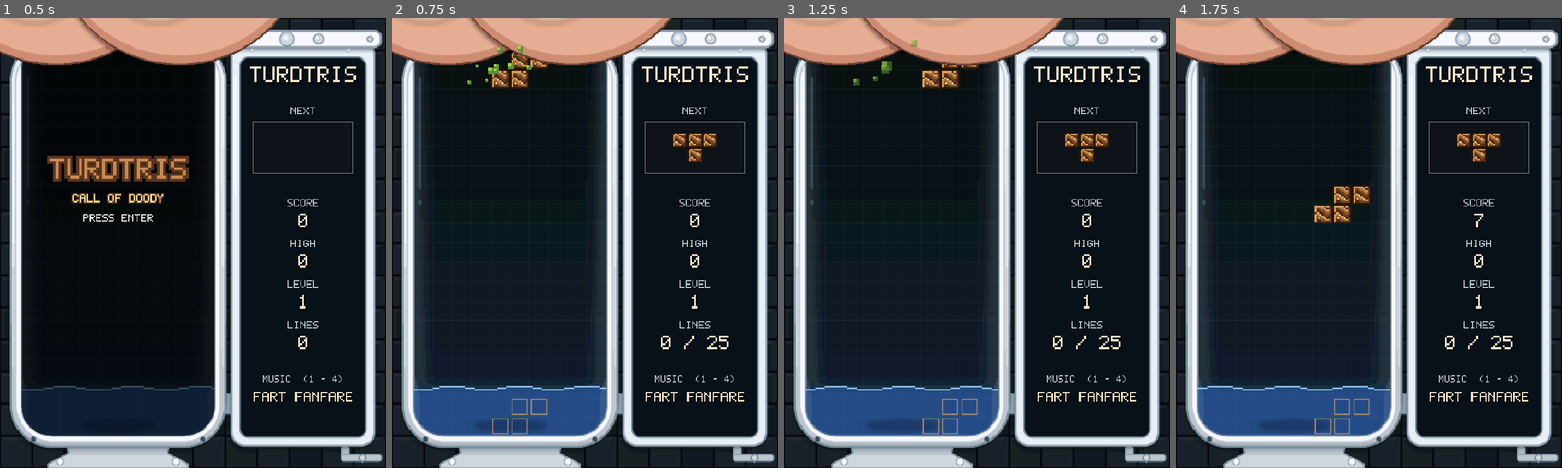
Above: before the commit, frames 1-4 (left to right).
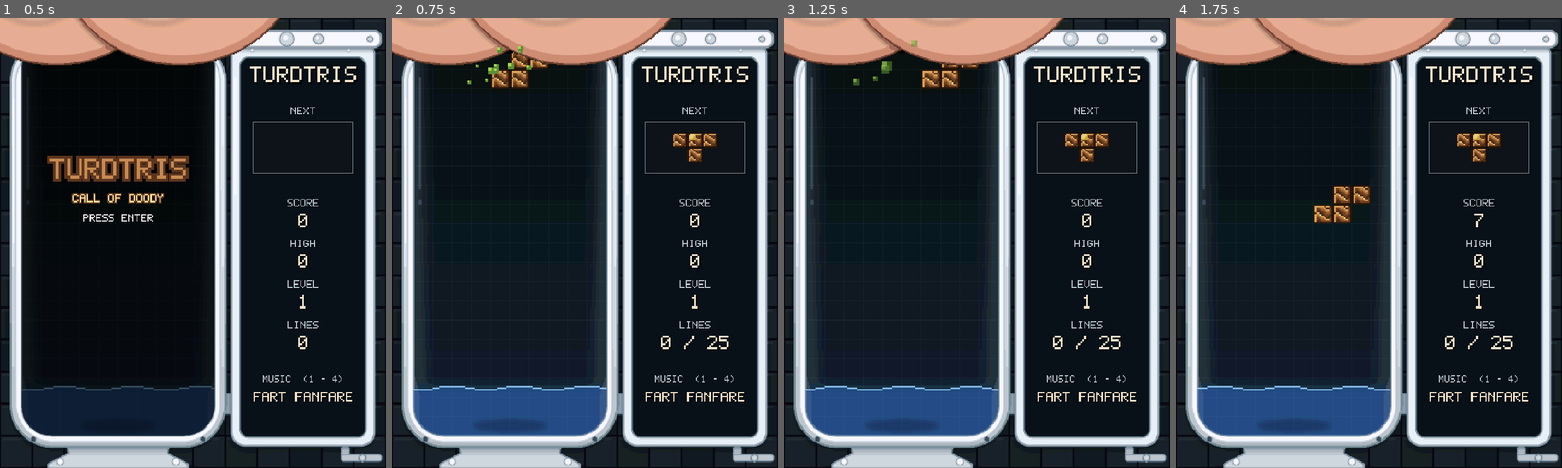
Above: after the commit, the same moments.

Repository: uabassguy/turdtris
Game: Godot game, scene res://main.tscn
The game is run twice, just before and just after one commit, with the same random seed, the same clock (stepped at 60 frames per second) and the same inputs.
Inputs:
- Up to frame 1 (0.5 s): no input
- Up to frame 2 (0.75 s): tap Enter at 0.5 s; hold Right from 0.53 s (still down); tap Space at 0.6 s
- Up to frame 3 (1.25 s): keep holding Right; tap Space at 0.77, 1.07 s
- Up to frame 4 (1.75 s): release Right at 1.28 s; hold Down from 1.28 s (still down); tap Enter at 1.35 s; tap Space at 1.52, 1.55 s

Frame 1 is identical in both runs. In frame 2, 0.2% of the frame differs, in the area x 25-84%, y 10-93%; in frame 3, 0.2%; in frame 4, 0.2%, in the area x 35-84%, y 25-93%.

Commit message:
colored pieces, corn kernels, guide is only available with insta plop

Diff:
--- a/main.gd
+++ b/main.gd
@@ -225,6 +225,9 @@
 
 var board: Array[int] = []
 var ids: Array[int] = []        # which dropped piece each settled cell belongs to (for melding)
+var corn: Array[int] = []       # corn kernel variant (0 = none) of each settled cell; fixed once the piece lands
+var cur_corn: Array[int] = [0, 0, 0, 0]    # kernels on the falling piece, one entry per cell
+var next_corn: Array[int] = [0, 0, 0, 0]   # kernels on the previewed piece (so the preview matches)
 var piece_serial := 0
 var meld_id := -1               # most recently locked piece, melds a split second after landing
 var meld_t := 0.0
@@ -313,7 +316,10 @@
 	board.fill(-1)
 	ids.resize(COLS * ROWS)
 	ids.fill(-1)
+	corn.resize(COLS * ROWS)
+	corn.fill(0)
 	next_type = randi() % 7
+	next_corn = _roll_corn()
 
 
 # ------------------------------------------------------------------ setup
@@ -716,6 +722,7 @@
 func new_game() -> void:
 	board.fill(-1)
 	ids.fill(-1)
+	corn.fill(0)
 	meld_id = -1
 	soft_blocked = false
 	cur_type = -1
@@ -728,6 +735,7 @@
 	clear_rows.clear()
 	popup_timer = 0.0
 	next_type = randi() % 7
+	next_corn = _roll_corn()
 	state = State.PLAYING
 	seq_step = 0
 	seq_acc = 0.0
@@ -747,8 +755,9 @@
 			if x == hole or randf() < 0.45:
 				continue
 			piece_serial += 1
-			board[y * COLS + x] = randi() % 7
+			board[y * COLS + x] = [0, 2, 3, 4][randi() % 4]   # plain brown: green (L, J) and red (O) are reserved for real pieces
 			ids[y * COLS + x] = piece_serial
+			corn[y * COLS + x] = 0
 
 
 func stack_height() -> int:
@@ -759,8 +768,19 @@
 	return 0
 
 
+# Corn: about 3 in 10 pieces carry one or two kernels, each on a random cell. Rolled when the piece
+# is chosen (so the NEXT preview matches), carried while it falls, and frozen into `corn` when it lands.
+func _roll_corn() -> Array[int]:
+	var out: Array[int] = [0, 0, 0, 0]
+	if randf() < 0.3:
+		for k in randi_range(1, 2):
+			out[randi() % 4] = randi_range(1, CORN_SPOTS.size())
+	return out
+
+
 func spawn_piece(type: int) -> void:
 	cur_type = type
+	cur_corn = next_corn.duplicate()
 	cur_rot = 0
 	var top := 99
 	for c in piece_cells(type, 0):
@@ -792,6 +812,7 @@
 	var locked := cur_type
 	spawn_piece(next_type)
 	next_type = _gb_roll(locked, cur_type)
+	next_corn = _roll_corn()
 
 
 func _defeat_sound() -> void:
@@ -869,7 +890,9 @@
 	piece_serial += 1
 	meld_id = piece_serial
 	meld_t = 0.12
-	for c in piece_cells(cur_type, cur_rot):
+	var lcells := piece_cells(cur_type, cur_rot)
+	for k in lcells.size():
+		var c: Vector2i = lcells[k]
 		var x := cur_pos.x + c.x
 		var y := cur_pos.y + c.y
 		if y < 0:
@@ -877,6 +900,7 @@
 			return
 		board[y * COLS + x] = cur_type
 		ids[y * COLS + x] = piece_serial
+		corn[y * COLS + x] = cur_corn[k]
 	soft_blocked = true   # down must be released and pressed again for the next piece
 	play_sfx("plop", randf_range(0.9, 1.15))
 	clear_rows.clear()
@@ -905,12 +929,14 @@
 	var n := clear_rows.size()
 	var kept: Array[int] = []
 	var kept_ids: Array[int] = []
+	var kept_corn: Array[int] = []
 	for y in ROWS:
 		if clear_rows.has(y):
 			continue
 		for x in COLS:
 			kept.append(board[y * COLS + x])
 			kept_ids.append(ids[y * COLS + x])
+			kept_corn.append(corn[y * COLS + x])
 	var nb: Array[int] = []
 	nb.resize(n * COLS)
 	nb.fill(-1)
@@ -921,6 +947,11 @@
 	ni.fill(-1)
 	ni.append_array(kept_ids)
 	ids = ni
+	var nc: Array[int] = []
+	nc.resize(n * COLS)
+	nc.fill(0)
+	nc.append_array(kept_corn)
+	corn = nc
 	soft_blocked = true   # holding down through a clear must not carry into the next piece
 	score += int(CLEAR_POINTS[n]) * level
 	lines += n
@@ -1038,6 +1069,7 @@
 	pause_row = 0
 	board.fill(-1)
 	ids.fill(-1)
+	corn.fill(0)
 	cur_type = -1
 	meld_t = 0.0
 	clog_progress = 0.0
@@ -1545,7 +1577,7 @@
 		"Starting level. Higher levels drop faster.",
 		"B-TYPE only: starting garbage, HEIGHT x 2 rows.",
 		"Songs 1 - 4 or OFF. The 1 - 4 keys also work during the game.",
-		"ON: Up%s plops the piece instantly. OFF: classic Game Boy feel." % (" (D-pad)" if using_pad else ""),
+		"ON: Up%s plops instantly and shows the drop outline. OFF: no outline." % (" (D-pad)" if using_pad else ""),
 		"Press %s to start." % _p("confirm"),
 	]
 	_text(tips[menu_row], Vector2(40, 722), 15, scol, 640.0)
@@ -1667,17 +1699,19 @@
 				# a just-landed piece stays as separate squares for a moment, then melds
 				if id == meld_id and meld_t > 0.0:
 					mask = -1
-				draw_block(BOARD_POS + Vector2(x, y) * CELL, CELL, v, x * 31 + y * 17 + v, mask)
+				draw_block(BOARD_POS + Vector2(x, y) * CELL, CELL, v, x * 31 + y * 17 + v, mask, corn[i])
 
 	if state == State.OVER and not won:
 		_draw_clog()
 
 	# ghost + active piece
 	if state == State.PLAYING or state == State.PAUSED:
-		for c in piece_cells(cur_type, cur_rot):
+		var acells := piece_cells(cur_type, cur_rot)
+		for k in acells.size():
+			var c: Vector2i = acells[k]
 			if cur_pos.y + c.y >= 0:
 				var o := BOARD_POS + Vector2(cur_pos.x + c.x, cur_pos.y + c.y) * CELL
-				draw_block(o, CELL, cur_type, (cur_pos.x + c.x) * 31 + (cur_pos.y + c.y) * 17 + cur_type)
+				draw_block(o, CELL, cur_type, (cur_pos.x + c.x) * 31 + (cur_pos.y + c.y) * 17 + cur_type, -1, cur_corn[k])
 
 	# water at the bottom of the bowl: plain 6 px columns whose tops move in whole 3 px steps
 	# (rectangles only: the rounded corners are trimmed by the corner caps drawn right after)
@@ -1697,7 +1731,7 @@
 		_draw_corner_caps(well)
 
 	# piece hint (ghost) sits over the water so it stays visible
-	if SHOW_GHOST and (state == State.PLAYING or state == State.PAUSED):
+	if SHOW_GHOST and instant_drop and (state == State.PLAYING or state == State.PAUSED):
 		var gp2 := ghost_pos()
 		var gcol2: Color = TURD_COLORS[cur_type] if turd_mode else CLASSIC_COLORS[cur_type]
 		gcol2 = gcol2.lightened(0.25)
@@ -1745,12 +1779,21 @@
 # Pixel-art turd cell: a 12x12 sprite built in code, one per piece colour and neighbour mask.
 # The swirl creases use only x and y, repeating every 12 px, so melded cells flow into each other.
 const PX := 12
+const CORN_SPOTS := [Vector2i(5, 1), Vector2i(1, 5), Vector2i(3, 3), Vector2i(1, 1), Vector2i(5, 5), Vector2i(3, 1)]
 const SWIRL := [0, 1, 2, 2, 1, 0, 0, -1, -2, -2, -1, 0]
 var pixel_cache := {}
 
 
-func _pixel_turd(type: int, mask: int) -> Texture2D:
-	var key := type * 16 + mask
+# L turds are green and O (square) turds are red: keep the sprite's own light and shade, swap the hue
+func _recolor(c: Color, green: bool) -> Color:
+	var lum := clampf((c.r * 0.3 + c.g * 0.59 + c.b * 0.11 - 0.12) / 0.62, 0.0, 1.0)
+	var dark := Color("1a2a08") if green else Color("3a0c0c")
+	var lite := Color("a8d040") if green else Color("f06048")
+	return c.lerp(dark.lerp(lite, lum), 0.8)
+
+
+func _pixel_turd(type: int, mask: int, corn_v: int = 0) -> Texture2D:
+	var key := type * 16 + mask + corn_v * 1000
 	if pixel_cache.has(key):
 		return pixel_cache[key]
 	# SNES-style: 15-bit colours, a small ramp of browns with a coloured (not black) outline
@@ -1761,7 +1804,7 @@
 	var mid := Color("b57a3e")
 	var light := Color("d9a35c")
 	var shine := Color("f4d79a")
-	var corn := Color("e8d070")
+	var kern := Color("e8d070")
 	var up := (mask & 1) != 0
 	var down := (mask & 2) != 0
 	var left := (mask & 4) != 0
@@ -1794,11 +1837,21 @@
 					c = light if c != shine else c
 				elif (x == last - 1 and not right) or (y == last - 1 and not down):
 					c = shade if c != deep else c
-			if x == 8 and y == 4 and type % 2 == 0:
-				c = corn
-			if x == 3 and y == 8 and type % 3 == 0:
-				c = corn
+			if type == 6 or type == 5 or type == 1:   # both L-shaped pieces (L and J) are green, O is red
+				c = _recolor(c, type != 1)
 			img.set_pixel(x, y, c)
+	# corn kernels (random per falling piece, frozen once it lands): a 2x2 kernel with a bright top row
+	if corn_v > 0:
+		var sp: Vector2i = CORN_SPOTS[corn_v - 1]
+		var gold := Color("c9a23c")
+		for dx in range(1, 5):   # a rounded 6x5 kernel: bright top, gold underside, dark shadow below
+			img.set_pixel(sp.x + dx, sp.y, Color("fff0a0") if dx == 1 else kern)
+			img.set_pixel(sp.x + dx, sp.y + 5, Color("5a3a08"))
+		for dx in 6:
+			img.set_pixel(sp.x + dx, sp.y + 1, kern if dx < 5 else gold)
+			img.set_pixel(sp.x + dx, sp.y + 2, kern if dx < 4 else gold)
+			img.set_pixel(sp.x + dx, sp.y + 3, kern if dx < 3 else gold)
+			img.set_pixel(sp.x + dx, sp.y + 4, gold)
 	var tex := ImageTexture.create_from_image(img)
 	pixel_cache[key] = tex
 	return tex
@@ -1914,20 +1967,20 @@
 	draw_polyline(rim, Color("6d818c"), 3.0)
 
 
-func draw_block(o: Vector2, s: float, type: int, seed_v: int, mask: int = -1) -> void:
+func draw_block(o: Vector2, s: float, type: int, seed_v: int, mask: int = -1, corn_v: int = 0) -> void:
 	var r := Rect2(o, Vector2(s, s))
 	if turd_mode:
 		var tex := turd_texs[type]
 		if tex != null:
 			draw_texture_rect(tex, r, false)
 			return
-		draw_texture_rect(_pixel_turd(type, maxi(mask, 0)), r, false)
+		draw_texture_rect(_pixel_turd(type, maxi(mask, 0), corn_v), r, false)
 	else:
 		draw_style_box(classic_styles[type], r.grow(-1.0))
 		draw_rect(Rect2(o + Vector2(4, 4), Vector2(s - 8.0, 3)), Color(1, 1, 1, 0.35))
 
 
-func draw_preview(type: int, box: Rect2) -> void:
+func draw_preview(type: int, box: Rect2, kernels: Array[int] = []) -> void:
 	var pcol := Color("0d1318") if turd_mode else Color("11121b")
 	_box(box, pcol, Color("55666f") if turd_mode else Color("3a3f5c"), 10, 2)
 	if type < 0:
@@ -1941,8 +1994,9 @@
 	var s := 28.0
 	var dim_size := Vector2(mx - mn + Vector2i.ONE) * s
 	var origin := box.position + (box.size - dim_size) * 0.5
-	for c in cells:
-		draw_block(origin + Vector2(c - mn) * s, s, type, c.x * 31 + c.y * 17 + type)
+	for k in cells.size():
+		var c: Vector2i = cells[k]
+		draw_block(origin + Vector2(c - mn) * s, s, type, c.x * 31 + c.y * 17 + type, -1, kernels[k] if k < kernels.size() else 0)
 
 
 func _draw_panel() -> void:
@@ -1952,7 +2006,7 @@
 	_text("TURDTRIS", Vector2(px, 120), 42, tcol)
 
 	_text("NEXT", Vector2(px, 180), 20, scol)
-	draw_preview(next_type if state != State.TITLE else -1, Rect2(px + 40, 192, 190, 100))
+	draw_preview(next_type if state != State.TITLE else -1, Rect2(px + 40, 192, 190, 100), next_corn)
 
 	var y := 352.0
 	var lines_text := str(lines) if game_type == 0 else "%d / %d" % [lines, GOAL]
